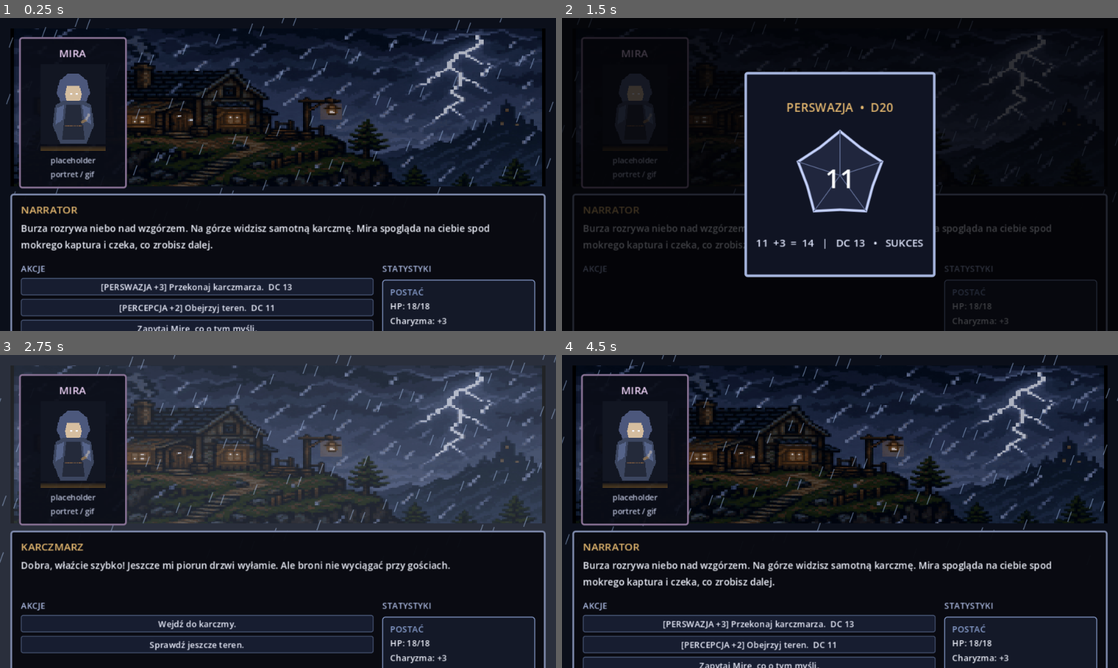
Above: before the commit, frames 1-4 (two rows, left to right).
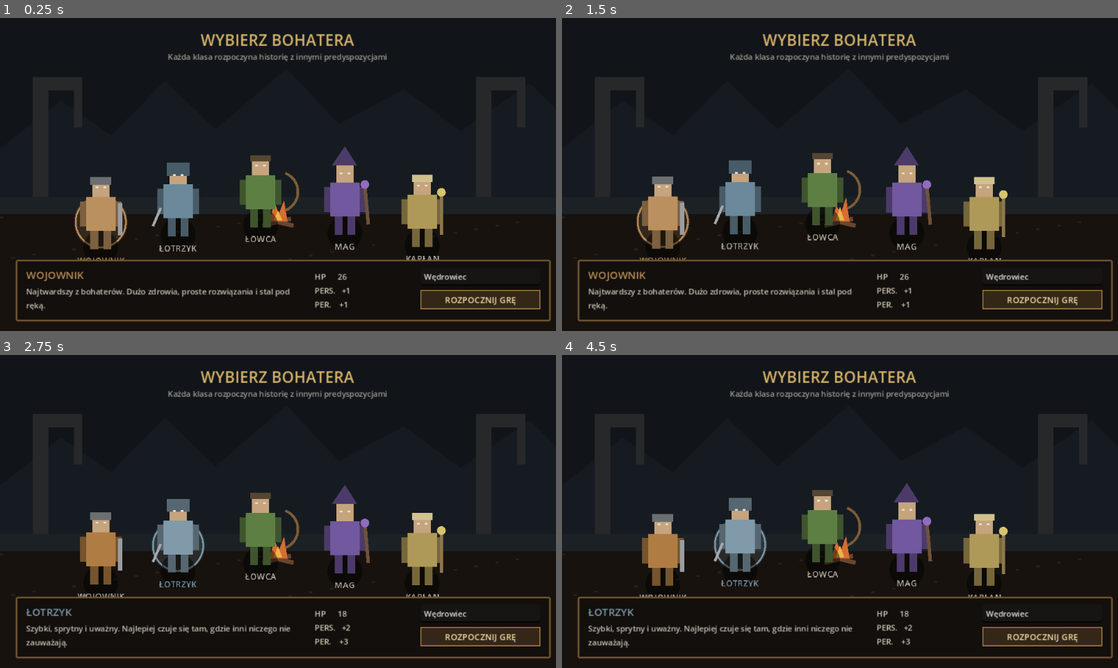
Above: after the commit, the same moments.

Repository: pabloosss/Gra
Game: Godot game, scene res://scenes/character_select.tscn
The game is run twice, just before and just after one commit, with the same random seed, the same clock (stepped at 60 frames per second) and the same inputs. Before the commit the project starts from res://scenes/main.tscn.
Inputs (mouse positions are in pixels of both pictures, inside the frame that each line leads up to):
- Up to frame 1 (0.25 s): no input
- Up to frame 2 (1.5 s): click (756, 287) at 0.5 s, where only the run before the commit has a clickable "[PERSWAZJA +3] Przekonaj karc…"; click (662, 215) at 1.27 s
- Up to frame 3 (2.75 s): click (177, 536) at 2.02 s
- Up to frame 4 (4.5 s): click (756, 624) at 2.75 s, where only the run before the commit has a clickable "Wejdź do karczmy."; click (756, 624) at 3.5 s, where only the run before the commit has a clickable "Zapytaj Mirę o wejście."; click (756, 624) at 4.25 s, where only the run before the commit has a clickable "Zagraj scenę od początku."

The runs differ from the first frame. In frame 1, 45% of the frame differs, in the area x 0-100%, y 0-100%; in frame 2, 25%; in frame 3, 65%; in frame 4, 45%.
Error after the commit: Parse Error: Expected variable name after "var". (res://scripts/game_state.gd:5)

Commit message:
Ustaw wybór postaci jako ekran startowy

Diff:
--- a/project.godot
+++ b/project.godot
@@ -11,8 +11,12 @@
 [application]
 
 config/name="Gra Pixel DnD"
-run/main_scene="res://scenes/main.tscn"
+run/main_scene="res://scenes/character_select.tscn"
 config/features=PackedStringArray("4.7")
+
+[autoload]
+
+GameState="*res://scripts/game_state.gd"
 
 [display]
 
